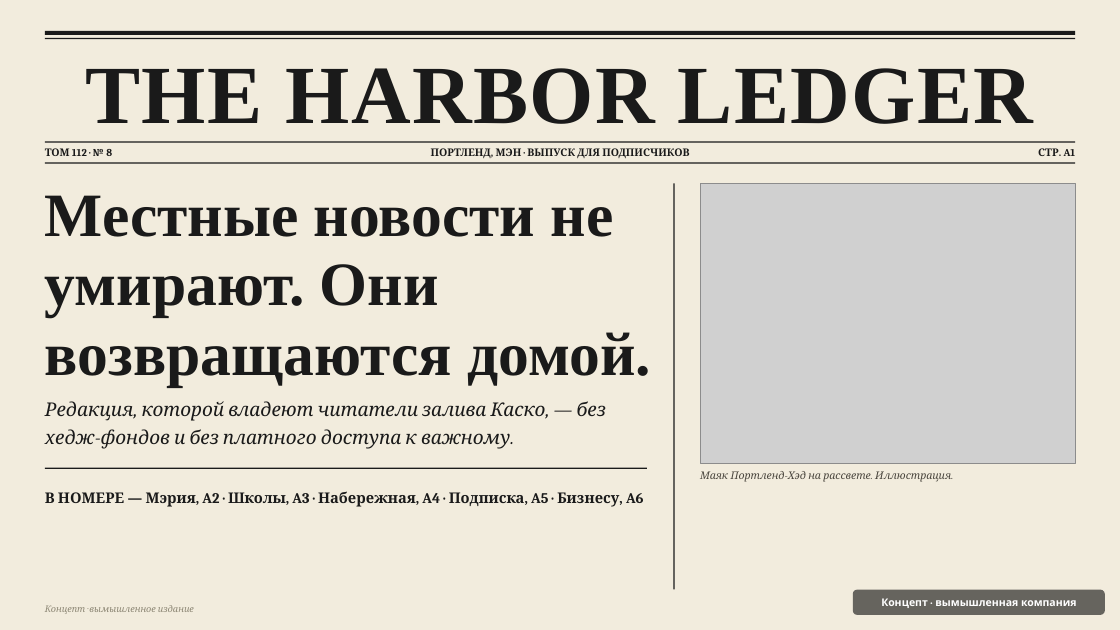
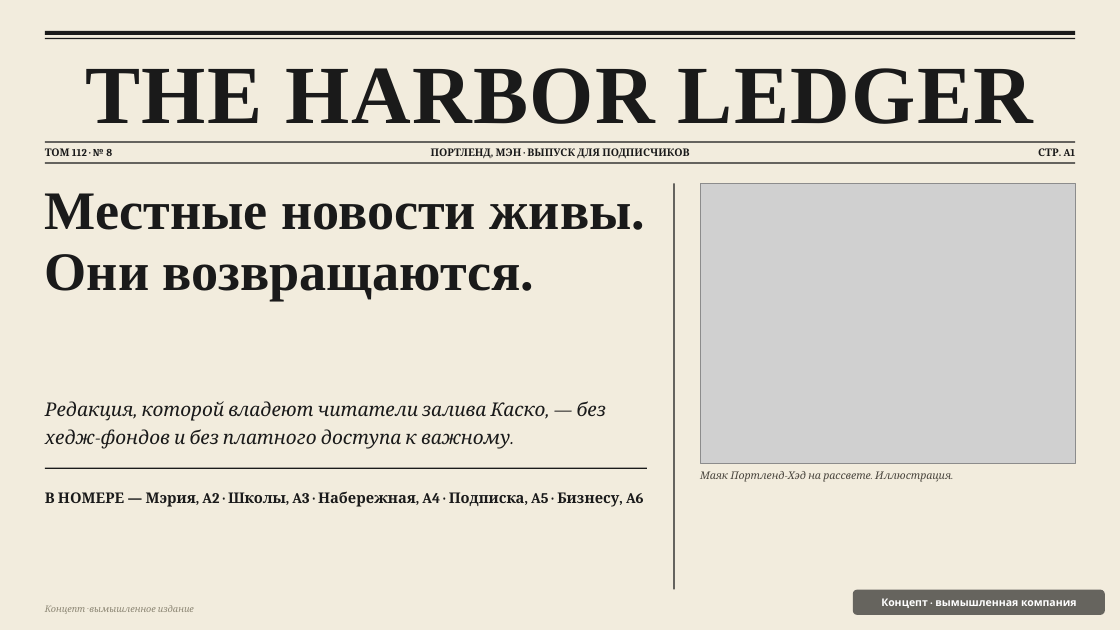
Before and after one commit to nikitakustov123/education-decks, a slide deck: slide 1 of ru/pptx/10-harbor-ledger.pptx. Drawn at 1120x630 pixels with LibreOffice and Linux fonts; fonts in the diff are those of the drawing; grey boxes stand for pictures. Boxes give left, top, right and bottom in pixels: in the first picture for what was removed or moved away, otherwise in the second. Text is boxed around its words. In the diff, an @@ line names an element or a change of style, - is before the commit and + after.

```diff
--- a/ru/pptx/10-harbor-ledger.pptx
+++ b/ru/pptx/10-harbor-ledger.pptx
@@ text at (45,193,646,300): text changed; size 52.8 to 46.5 pt @@
-Местные новости не умирают. Они возвращаются домой.
+Местные новости живы. Они возвращаются.
```
Also in this commit, not shown: 3 other slides changed, 9 other files.
